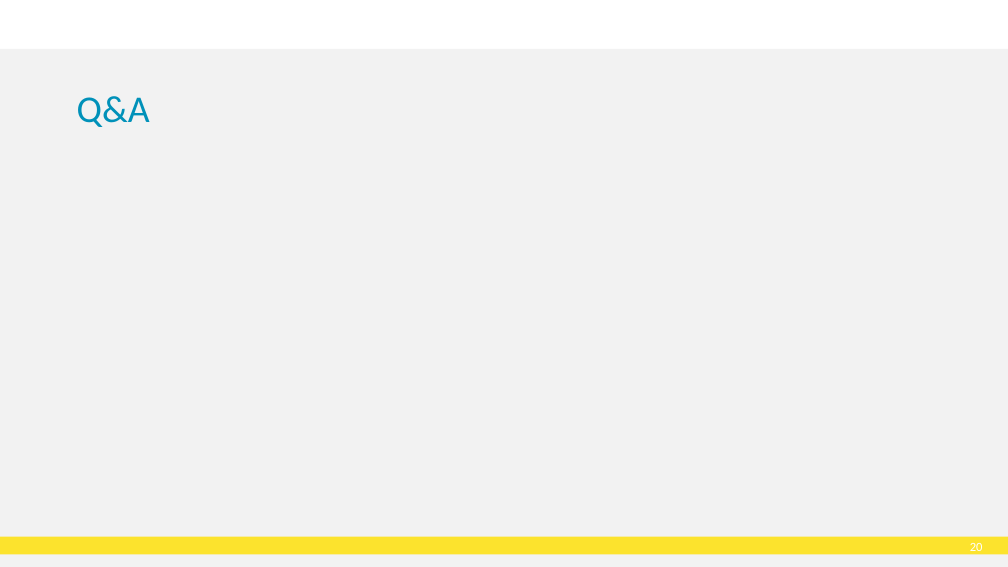
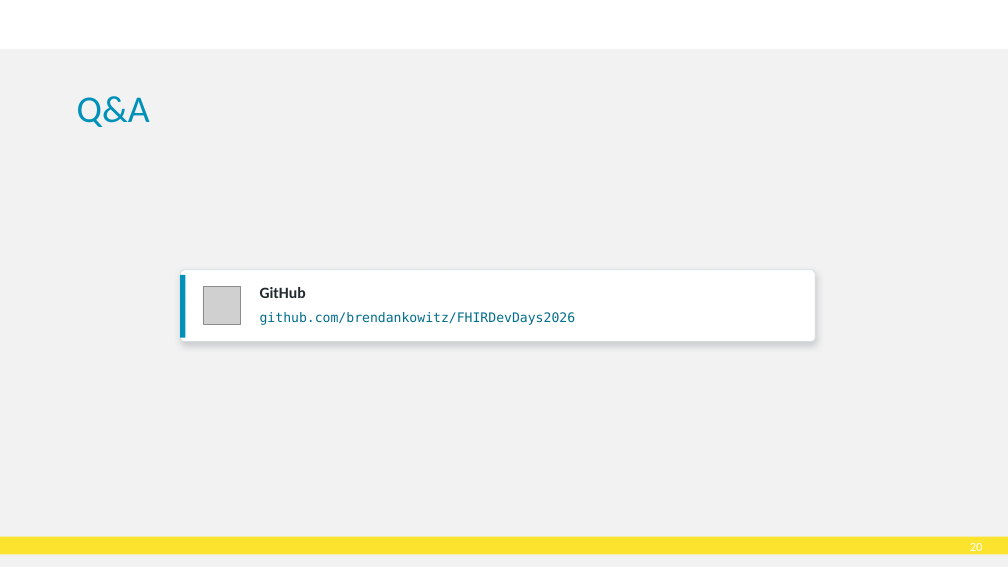
Before and after one commit to brendankowitz/FHIRDevDays2026, a slide deck: slide 20 of talks/talk1-sql-on-fhir/DD26_CT_260616_Brendan-Kowitz_SqlOnFhir.pptx. Drawn at 1008x567 pixels with LibreOffice and Linux fonts; fonts in the diff are those of the drawing; grey boxes stand for pictures; background and template pictures are left out. Boxes give left, top, right and bottom in pixels: in the first picture for what was removed or moved away, otherwise in the second. Text is boxed around its words. In the diff, an @@ line names an element or a change of style, - is before the commit and + after.

```diff
--- a/talks/talk1-sql-on-fhir/DD26_CT_260616_Brendan-Kowitz_SqlOnFhir.pptx
+++ b/talks/talk1-sql-on-fhir/DD26_CT_260616_Brendan-Kowitz_SqlOnFhir.pptx
@@ rounded rectangle added at (180,270,815,342), fill #FFFFFF, outline #D7DDE1 0.75 pt @@
@@ rectangle added at (180,275,185,338), fill #0091B9 @@
@@ picture added at (203,287,240,324) @@
@@ text added at (260,287,306,298), 15 pt, text #222A2E, bold @@
+GitHub
@@ text added at (260,312,576,325), 12.5 pt, text #006E8C @@
+github.com/brendankowitz/FHIRDevDays2026
```
Also in this commit, not shown: 1 other slide changed, 1 other file.
